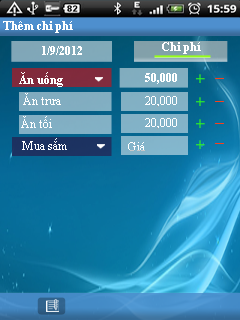
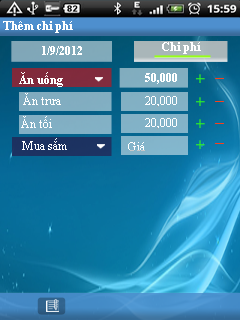
Before/after of a 240px x 320px layered artwork. What changed in the layer stack:
added layer "toggle_1" (2nd of 2) (70%) above "toggle" over (x1=134, y1=41, x2=228, y2=62)
